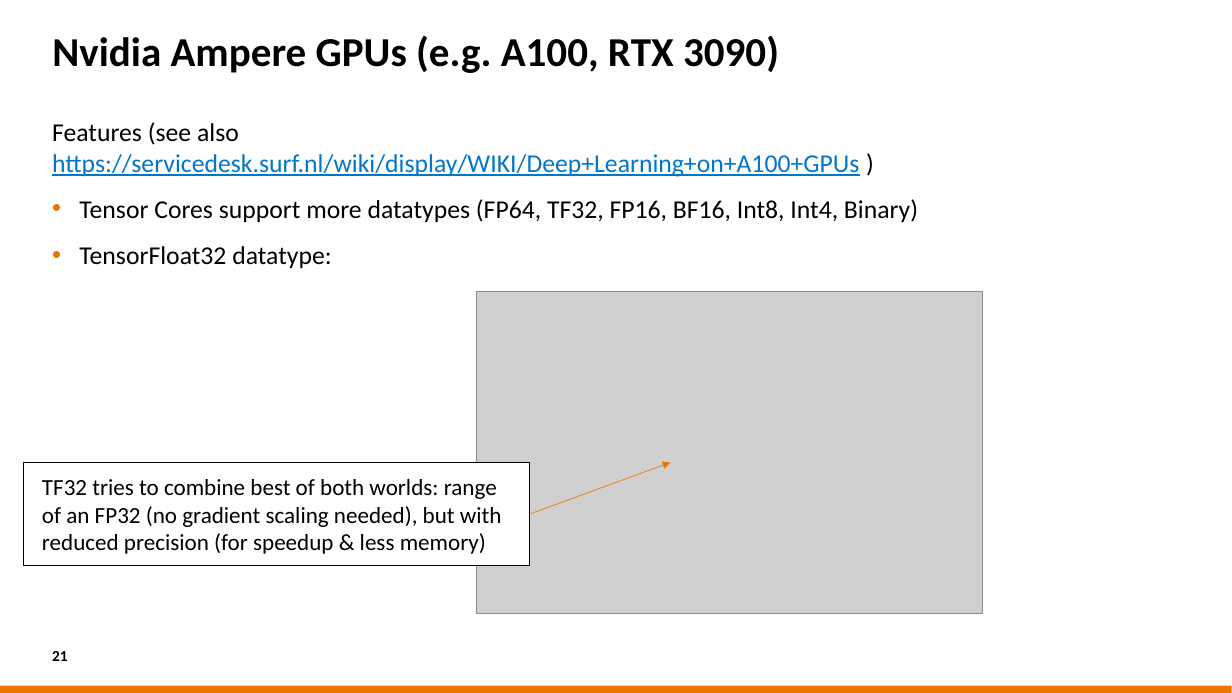
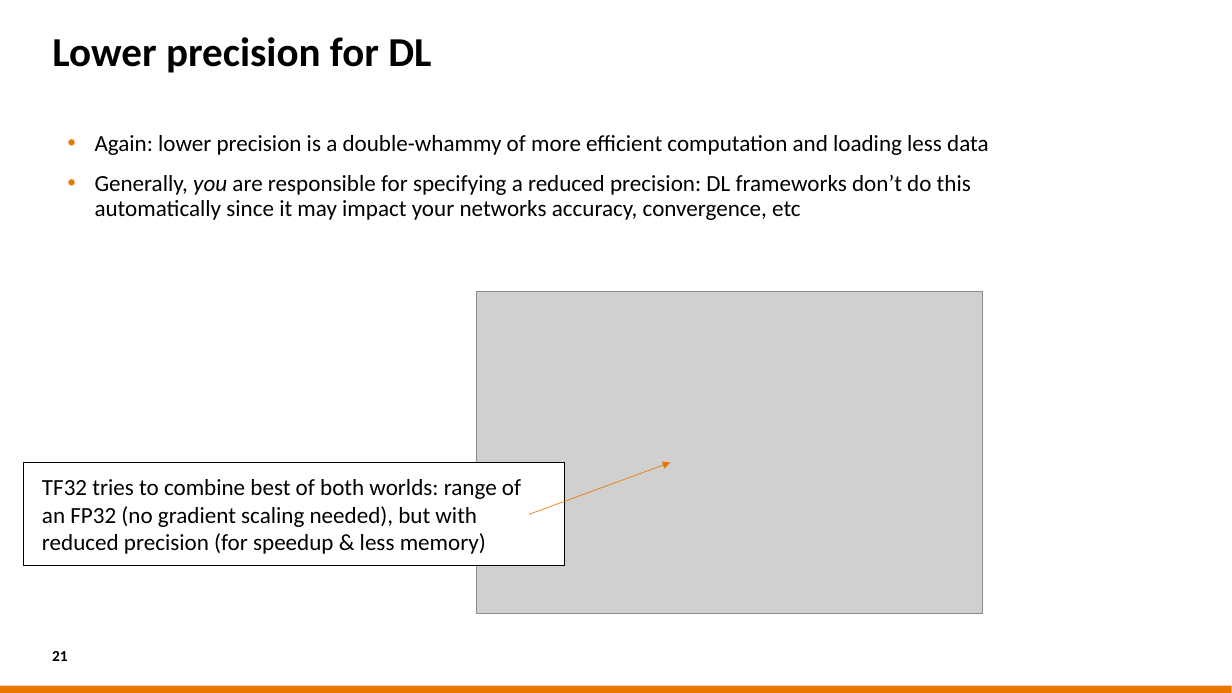
Before and after one commit to sara-nl/HPML-course-materials, a slide deck: slide 21 of Day2/slides/hw_and_software_features.pptx. Drawn at 1232x693 pixels with LibreOffice and Linux fonts; fonts in the diff are those of the drawing; grey boxes stand for pictures; background and template pictures are left out. Boxes give left, top, right and bottom in pixels: in the first picture for what was removed or moved away, otherwise in the second. Text is boxed around its words. In the diff, an @@ line names an element or a change of style, - is before the commit and + after.

```diff
--- a/Day2/slides/hw_and_software_features.pptx
+++ b/Day2/slides/hw_and_software_features.pptx
@@ title at bbox=[52, 37, 431, 73]: text changed @@
-Nvidia Ampere GPUs (e.g. A100, RTX 3090)
+Lower precision for DL
@@ text at bbox=[95, 135, 988, 220]: text changed; size 20 to 18 pt @@
-Features (see also https://servicedesk.surf.nl/wiki/display/WIKI/Deep+Learning+on+A100+GPUs )
-• Tensor Cores support more datatypes (FP64, TF32, FP16, BF16, Int8, Int4, Binary)
-• TensorFloat32 datatype:
+• Again: lower precision is a double-whammy of more efficient computation and loading less data
+• Generally, you are responsible for specifying a reduced precision: DL frameworks don’t do this automatically since it may impact your networks accuracy, convergence, etc
@@ rectangle "TF32 tries to combine best ...": place and size @@
-rectangle "TF32 tries to combine best ..." at bbox=[23, 463, 529, 566]
+rectangle "TF32 tries to combine best ..." at bbox=[23, 463, 565, 566]
```
Also in this commit, not shown: 8 other slides changed, 14 slides added, 1 slide removed, 1 other file.
